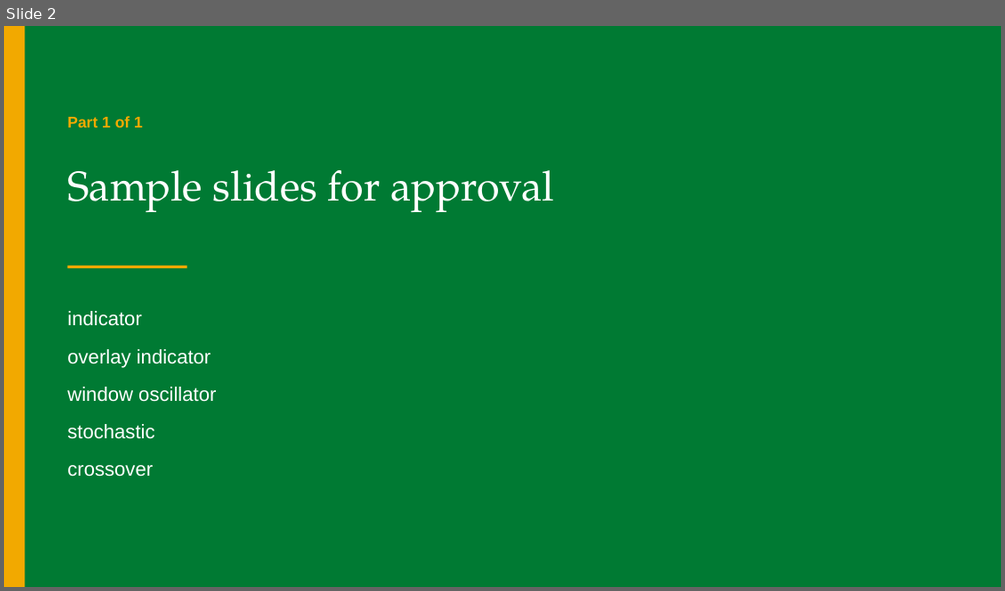
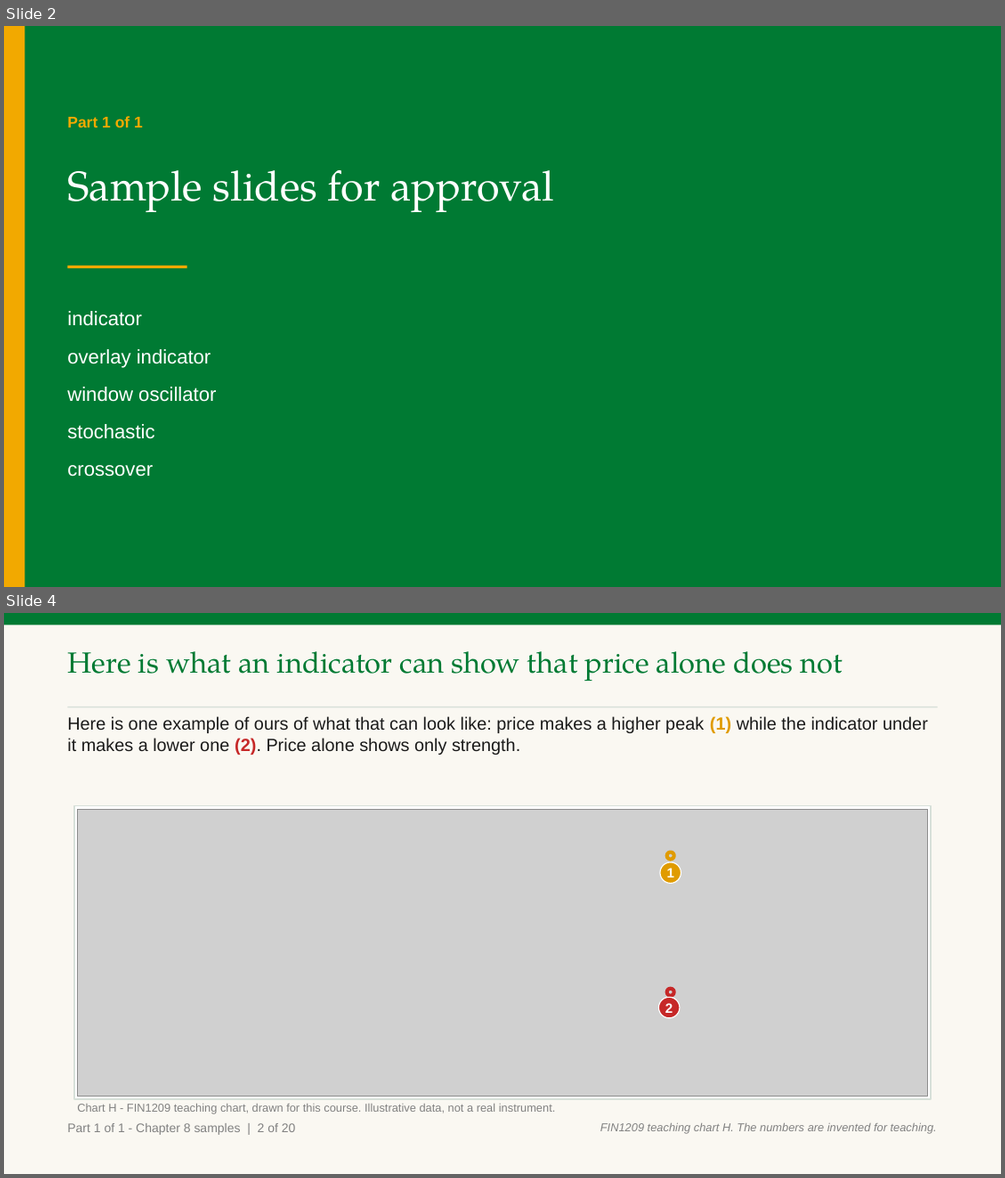
Before and after one commit to benjiesotelo-sudo/Telos_FIN1209, a slide deck: chapter-08/FIN1209-Chapter-08.pptx. Shown one above the other, each under a label of ours: slide 2 before the commit, slides 2 and 4 after it; the slides between them are not shown. The pictures are 1005x591 and 1005x1178 pixels, drawn with LibreOffice and Linux fonts; fonts in the diff are those of the drawing; grey boxes stand for pictures. Boxes give left, top, right and bottom in pixels: in the first picture for what was removed or moved away, otherwise in the second. Text is boxed around its words. In the diff, an @@ line names an element or a change of style, - is before the commit and + after.

Commit message:
Chapter 8 samples: pair each explanation with its chart the way Chapter 7 does (five new charts, Lim's Figures 8.17, 8.8 and 8.7 beside the oscillator list)

```diff
--- a/chapter-08/FIN1209-Chapter-08.pptx
+++ b/chapter-08/FIN1209-Chapter-08.pptx
@@ slide 4 added at (x1=4, y1=613, x2=1001, y2=1174), background #FFFFFF @@
@@ rectangle added at (x1=4, y1=613, x2=1001, y2=1174), fill #FAF8F2 @@
@@ rectangle added at (x1=4, y1=613, x2=1001, y2=625), fill #007A33 @@
@@ text added at (x1=67, y1=651, x2=842, y2=681), 28 pt, text #007A33 @@
+Here is what an indicator can show that price alone does not
@@ rectangle added at (x1=67, y1=706, x2=938, y2=708), fill #D7E0D9 @@
@@ text added at (x1=67, y1=716, x2=928, y2=755), 17 pt, text #1A1A1A @@
+Here is one example of ours of what that can look like: price makes a higher peak (1) while the indicator under it makes a lower one (2). Price alone shows only strength.
@@ rectangle added at (x1=74, y1=806, x2=930, y2=1099), fill #FFFFFF, outline #D7E0D9 1 pt @@
@@ picture added at (x1=77, y1=809, x2=928, y2=1096) @@
@@ ellipse added at (x1=667, y1=852, x2=675, y2=860), outline #E09B00 3.5 pt @@
@@ ellipse added at (x1=660, y1=862, x2=680, y2=883), fill #E09B00, outline #FFFFFF 1 pt, 13 pt, text #FFFFFF, bold @@
+1
@@ ellipse added at (x1=659, y1=997, x2=680, y2=1018), fill #C62828, outline #FFFFFF 1 pt, 13 pt, text #FFFFFF, bold @@
+2
@@ ellipse added at (x1=667, y1=989, x2=675, y2=996), outline #C62828 3.5 pt @@
@@ text added at (x1=77, y1=1103, x2=556, y2=1114), 11 pt, text #818181 @@
+Chart H - FIN1209 teaching chart, drawn for this course. Illustrative data, not a real instrument.
@@ text added at (x1=67, y1=1123, x2=296, y2=1135), 12 pt, text #818181 @@
+Part 1 of 1 - Chapter 8 samples | 2 of 20
@@ text added at (x1=600, y1=1123, x2=937, y2=1134), 11 pt, text #818181, italic @@
+FIN1209 teaching chart H. The numbers are invented for teaching.
```
Also in this commit, not shown: 13 slides changed, 6 other slides added, 3 other files.
